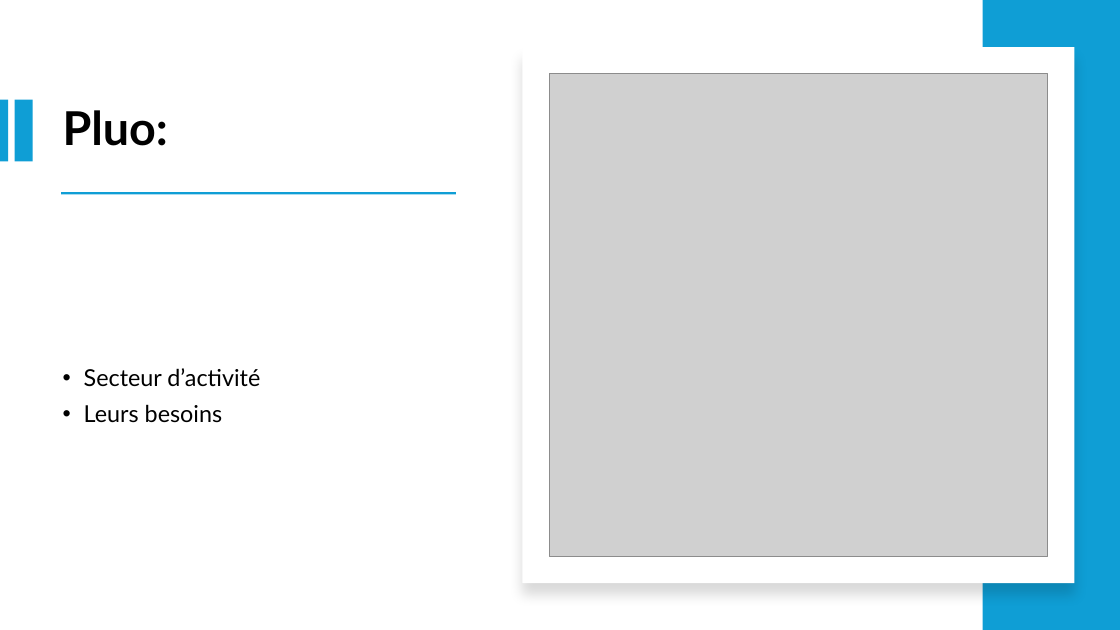
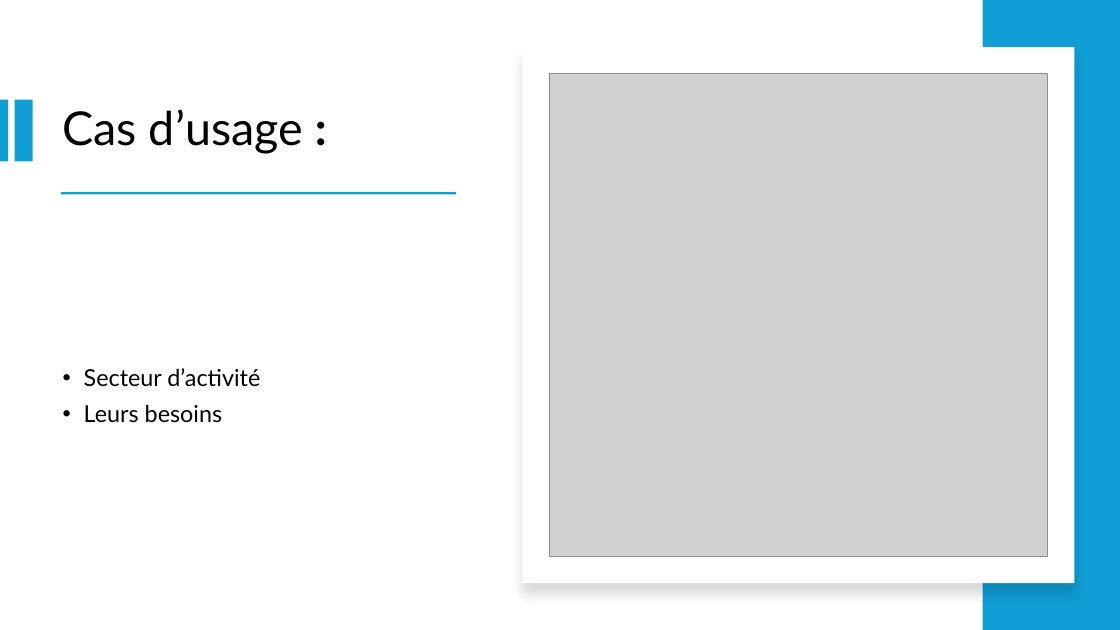
Before and after one commit to IzowRM/Stage-Cetic, a slide deck: slide 5 of TIM Pluo/Slide_Pluo.pptx (slide 3 before the commit). Drawn at 1120x630 pixels with LibreOffice and Linux fonts; fonts in the diff are those of the drawing; grey boxes stand for pictures. Boxes give left, top, right and bottom in pixels: in the first picture for what was removed or moved away, otherwise in the second. Text is boxed around its words. In the diff, an @@ line names an element or a change of style, - is before the commit and + after.

```diff
--- a/TIM Pluo/Slide_Pluo.pptx
+++ b/TIM Pluo/Slide_Pluo.pptx
@@ title at (63, 109, 303, 154): text changed; bold off @@
-Pluo:
+Cas d’usage :
```
Also in this commit, not shown: 7 other slides changed, 3 slides added, 2 slides removed, 2 other files.
